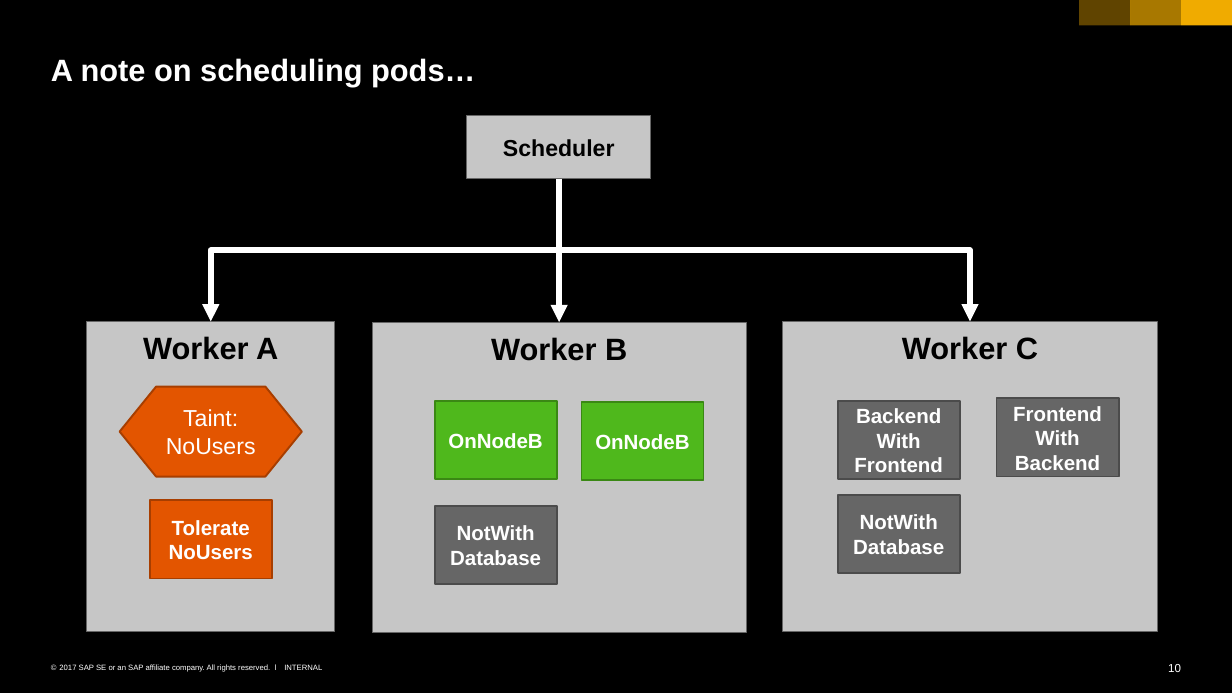
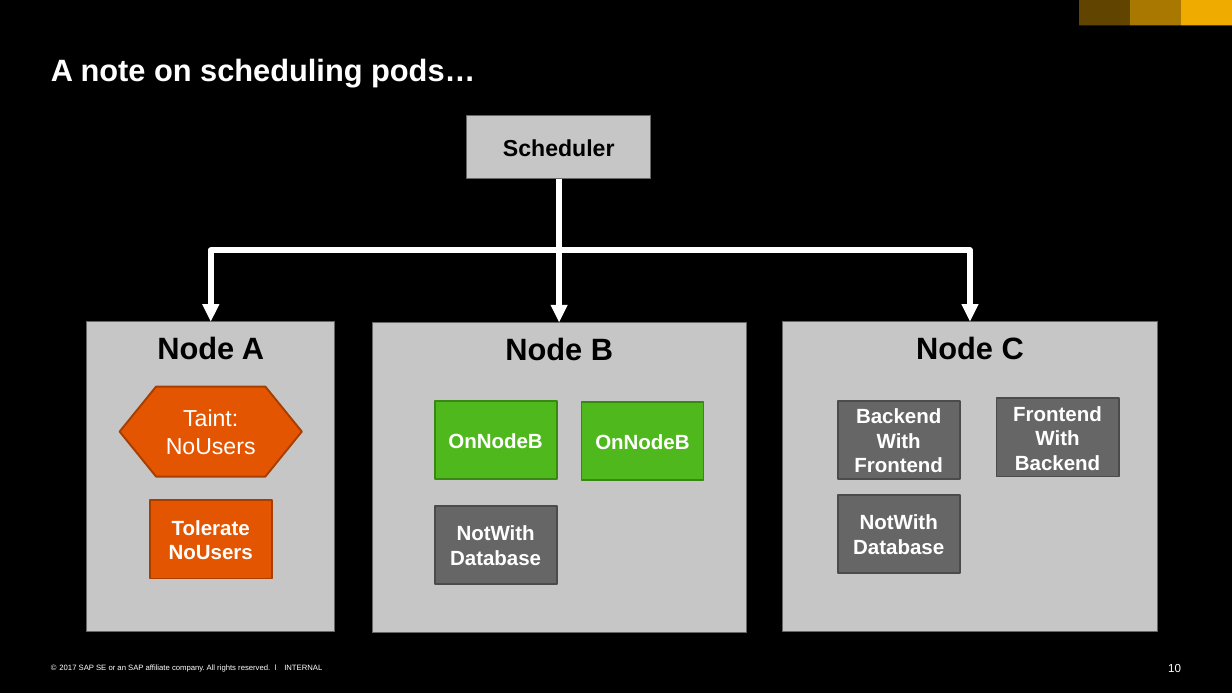
Before and after one commit to cuijiyao01/docker-k8s-training, a slide deck: slide 10 of kubernetes/11_administration.pptx. Drawn at 1232x693 pixels with LibreOffice and Linux fonts; fonts in the diff are those of the drawing. Boxes give left, top, right and bottom in pixels: in the first picture for what was removed or moved away, otherwise in the second. Text is boxed around its words. In the diff, an @@ line names an element or a change of style, - is before the commit and + after.

Commit message:
workers are called nodes now

```diff
--- a/kubernetes/11_administration.pptx
+++ b/kubernetes/11_administration.pptx
@@ text in rectangle at (157, 336, 264, 360): text changed @@
-Worker A
+Node A
@@ text in rectangle at (505, 337, 613, 361): text changed @@
-Worker B
+Node B
@@ text in rectangle at (916, 336, 1024, 360): text changed @@
-Worker C
+Node C
```
Also in this commit, not shown: 1 other file.
